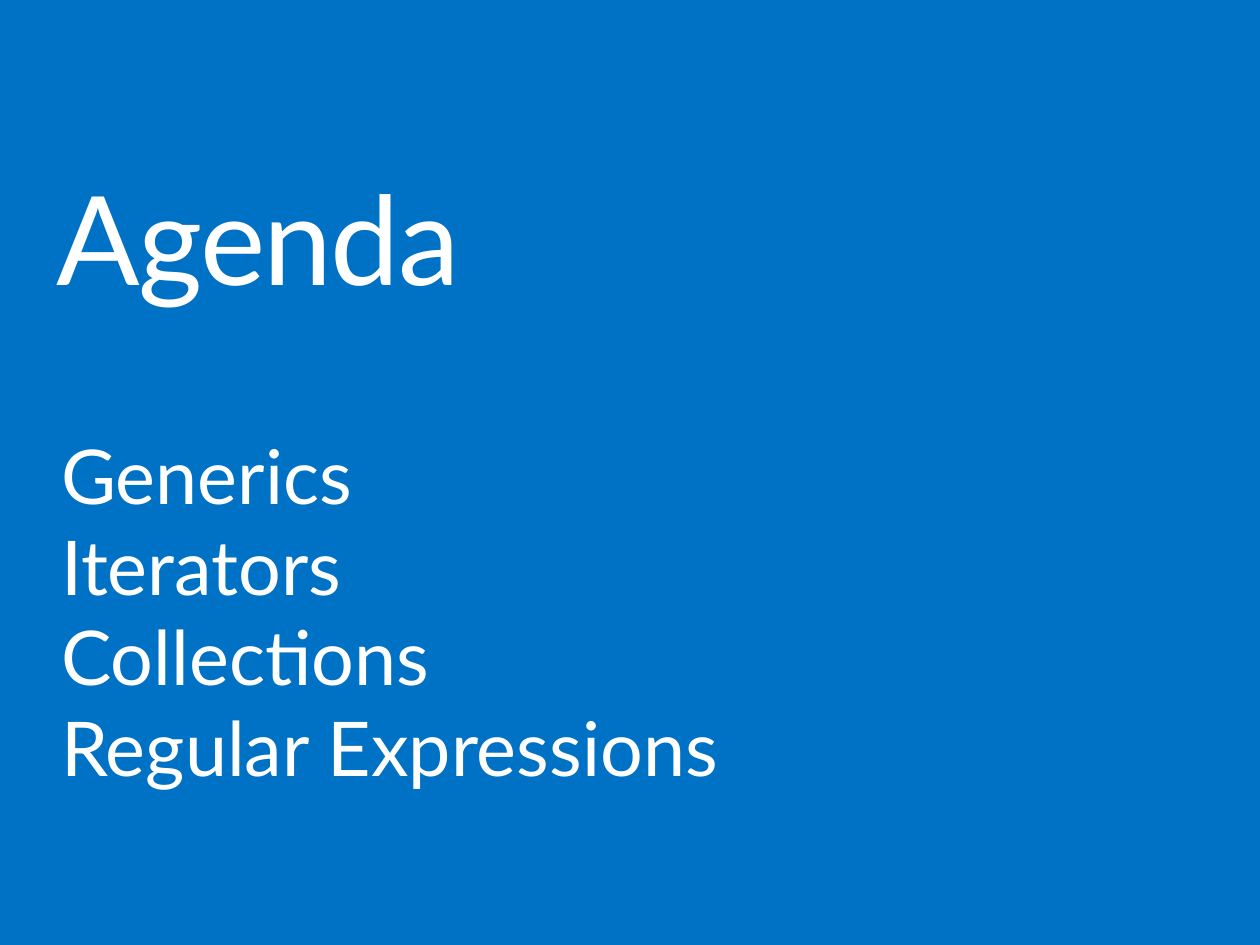
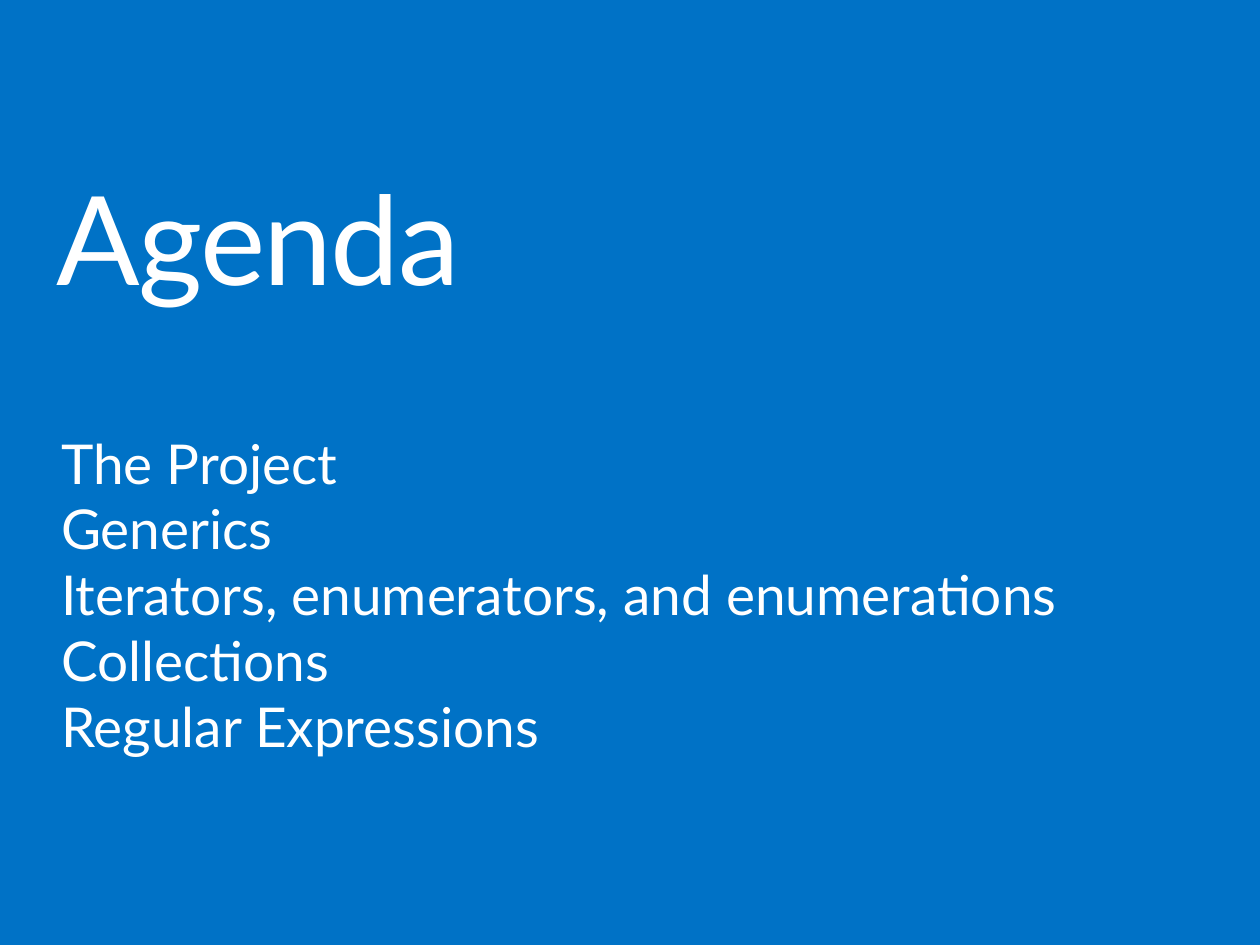
Before and after one commit to ondfisk/BDSA2018, a slide deck: slide 2 of Slides/Lecture02 - Generics, Collections, Iterators, and Regular Expressions.pptx. Drawn at 1260x945 pixels with LibreOffice and Linux fonts; fonts in the diff are those of the drawing. Boxes give left, top, right and bottom in pixels: in the first picture for what was removed or moved away, otherwise in the second. Text is boxed around its words. In the diff, an @@ line names an element or a change of style, - is before the commit and + after.

```diff
--- a/Slides/Lecture02 - Generics, Collections, Iterators, and Regular Expressions.pptx
+++ b/Slides/Lecture02 - Generics, Collections, Iterators, and Regular Expressions.pptx
@@ text at [61,443,338,494]: paragraph added @@
+The Project
@@ text at [61,509,539,757]: size 44 to 32 pt in "Generics", "Collections", "Regular Expressions" @@
@@ text at [61,574,1056,623]: text changed; size 44 to 32 pt @@
-Iterators
+Iterators, enumerators, and enumerations
```
Also in this commit, not shown: 1 slide added, 3 other files.
